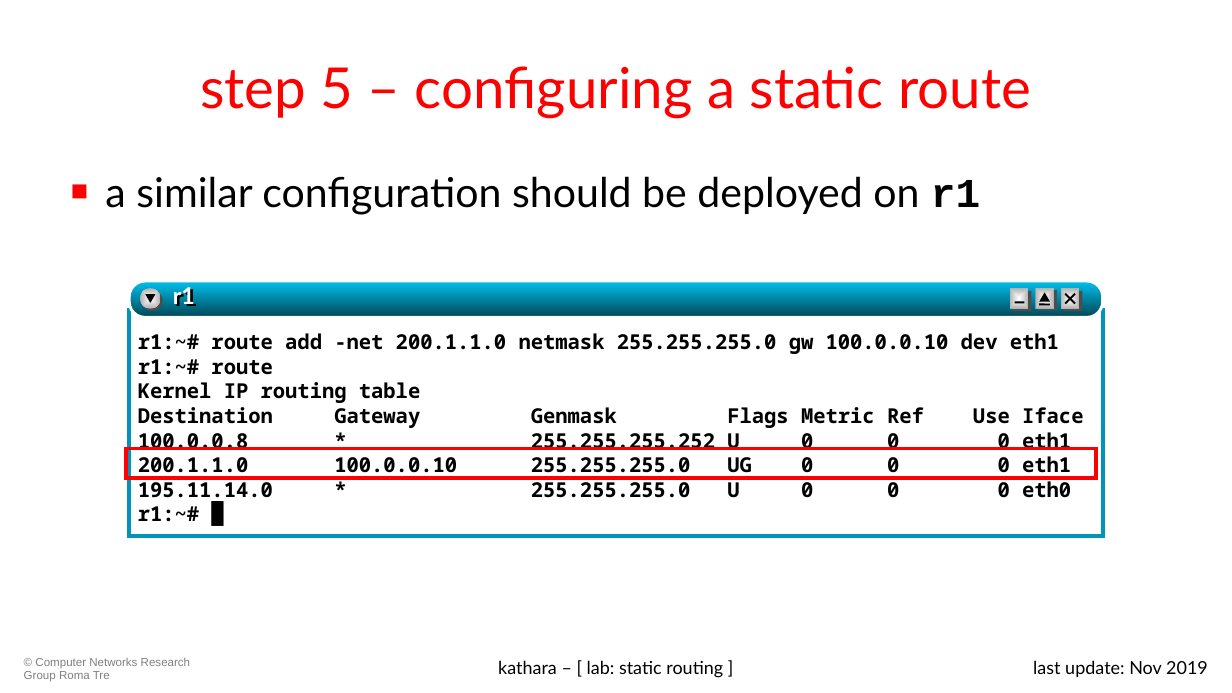
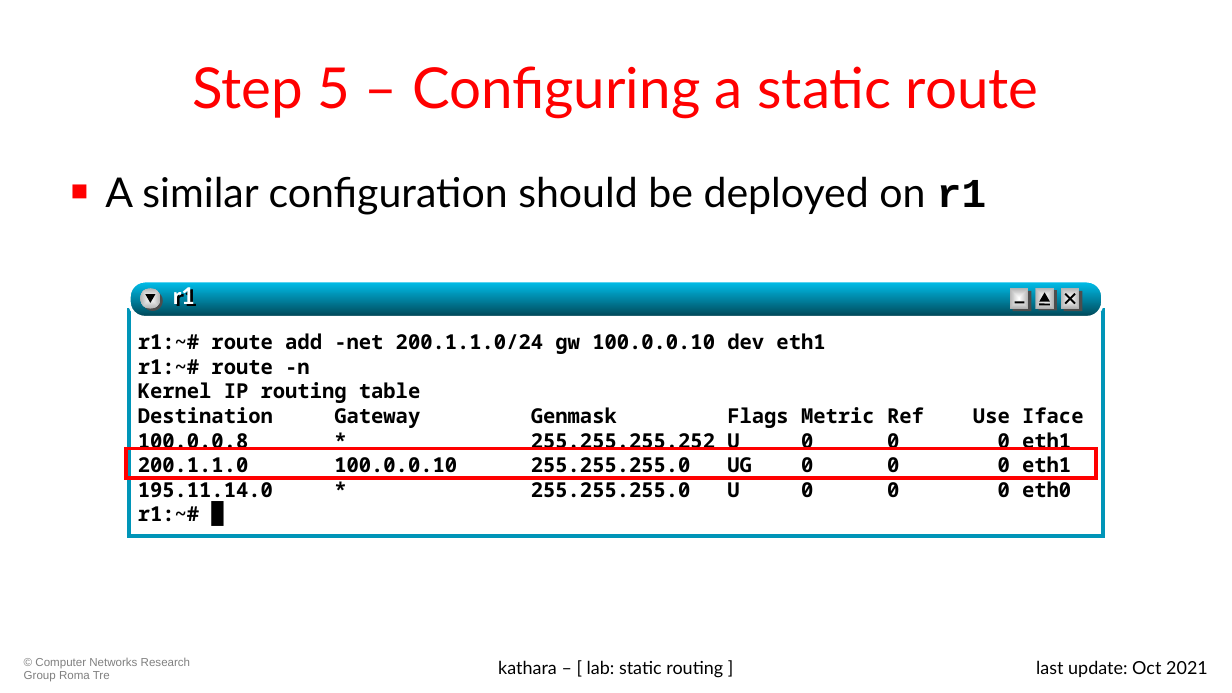
Before and after one commit to KatharaFramework/Kathara-Labs, a slide deck: slide 15 of Basic Topics/Static routing/004-kathara-lab_static-routing.pptx (slide 17 before the commit). Drawn at 1232x693 pixels with LibreOffice and Linux fonts; fonts in the diff are those of the drawing. Boxes give left, top, right and bottom in pixels: in the first picture for what was removed or moved away, otherwise in the second. Text is boxed around its words. In the diff, an @@ line names an element or a change of style, - is before the commit and + after.

```diff
--- a/Basic Topics/Static routing/004-kathara-lab_static-routing.pptx
+++ b/Basic Topics/Static routing/004-kathara-lab_static-routing.pptx
@@ title at box(192, 66, 1039, 118): text changed @@
-step 5 – configuring a static route
+Step 5 – Configuring a static route
@@ text at box(105, 176, 986, 215): text changed @@
-■ a similar configuration should be deployed on r1
+■ A similar configuration should be deployed on r1
@@ text at box(138, 333, 825, 375): text changed @@
-r1:~# route add -net 200.1.1.0 netmask 255.255.255.0 gw 100.0.0.10 dev eth1
-r1:~# route
+r1:~# route add -net 200.1.1.0/24 gw 100.0.0.10 dev eth1
+r1:~# route -n
@@ text at box(1036, 660, 1208, 677): text changed @@
-last update: Nov 2019
+last update: Oct 2021
```
Also in this commit, not shown: 17 other slides changed, 2 slides removed, 9 other files.
